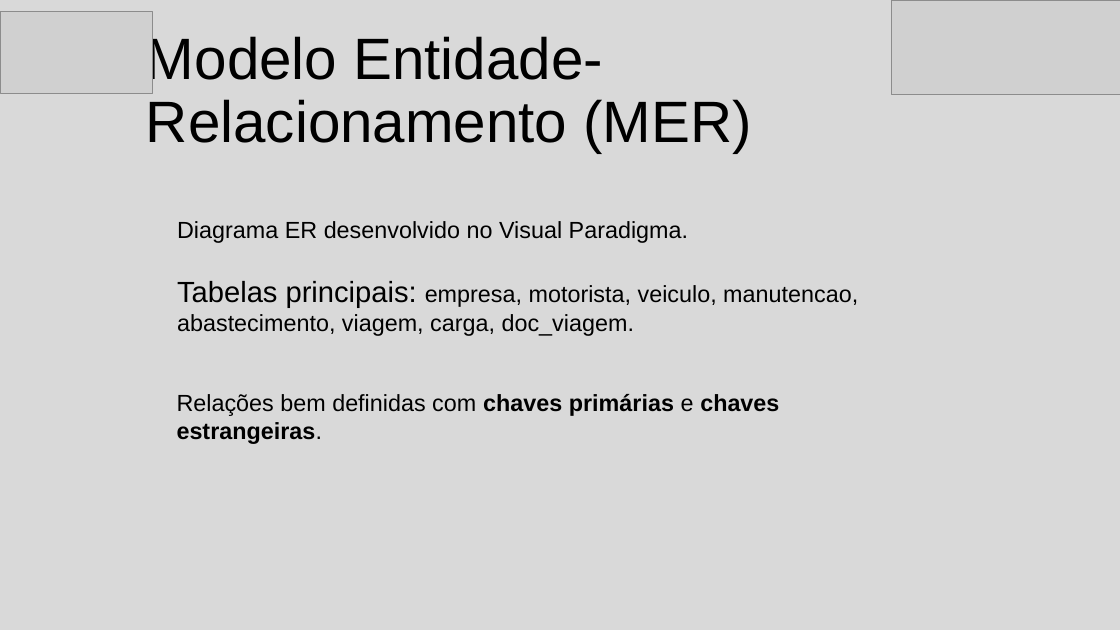
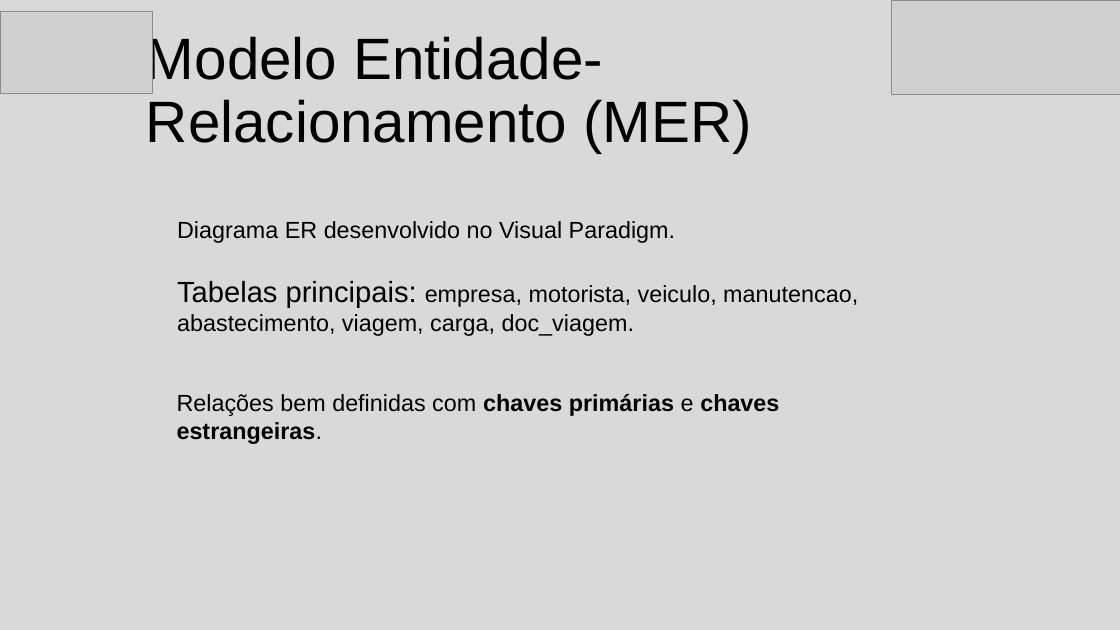
Before and after one commit to josehenn/Fleet, a slide deck: slide 4 of Documentos/Apresentação - Fleet.pptx. Drawn at 1120x630 pixels with LibreOffice and Linux fonts; fonts in the diff are those of the drawing; grey boxes stand for pictures. Boxes give left, top, right and bottom in pixels: in the first picture for what was removed or moved away, otherwise in the second. Text is boxed around its words. In the diff, an @@ line names an element or a change of style, - is before the commit and + after.

Commit message:
commit final

```diff
--- a/Documentos/Apresentação - Fleet.pptx
+++ b/Documentos/Apresentação - Fleet.pptx
@@ text at bbox=[177, 221, 675, 243]: text changed @@
-Diagrama ER desenvolvido no Visual Paradigma.
+Diagrama ER desenvolvido no Visual Paradigm.
```
